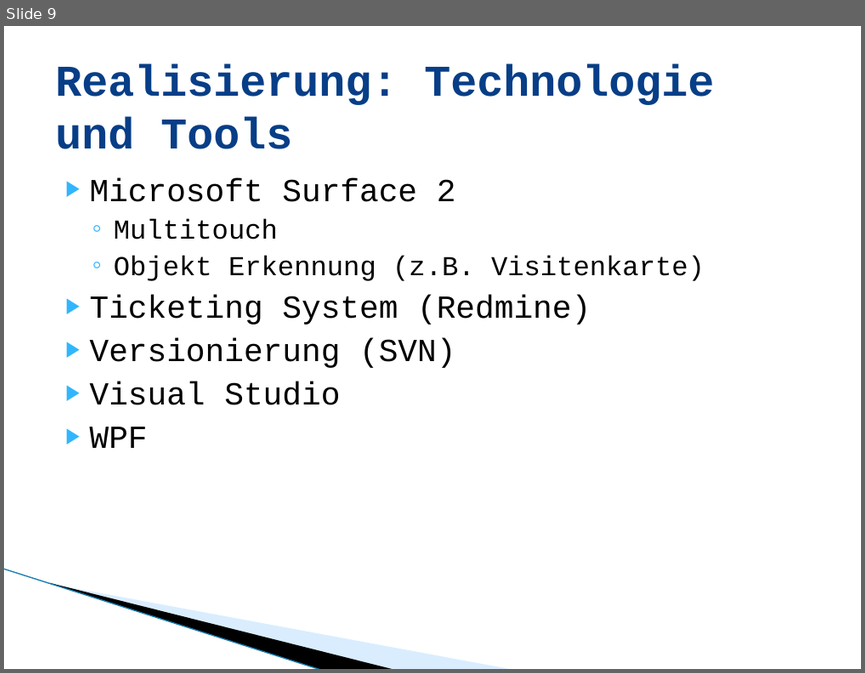
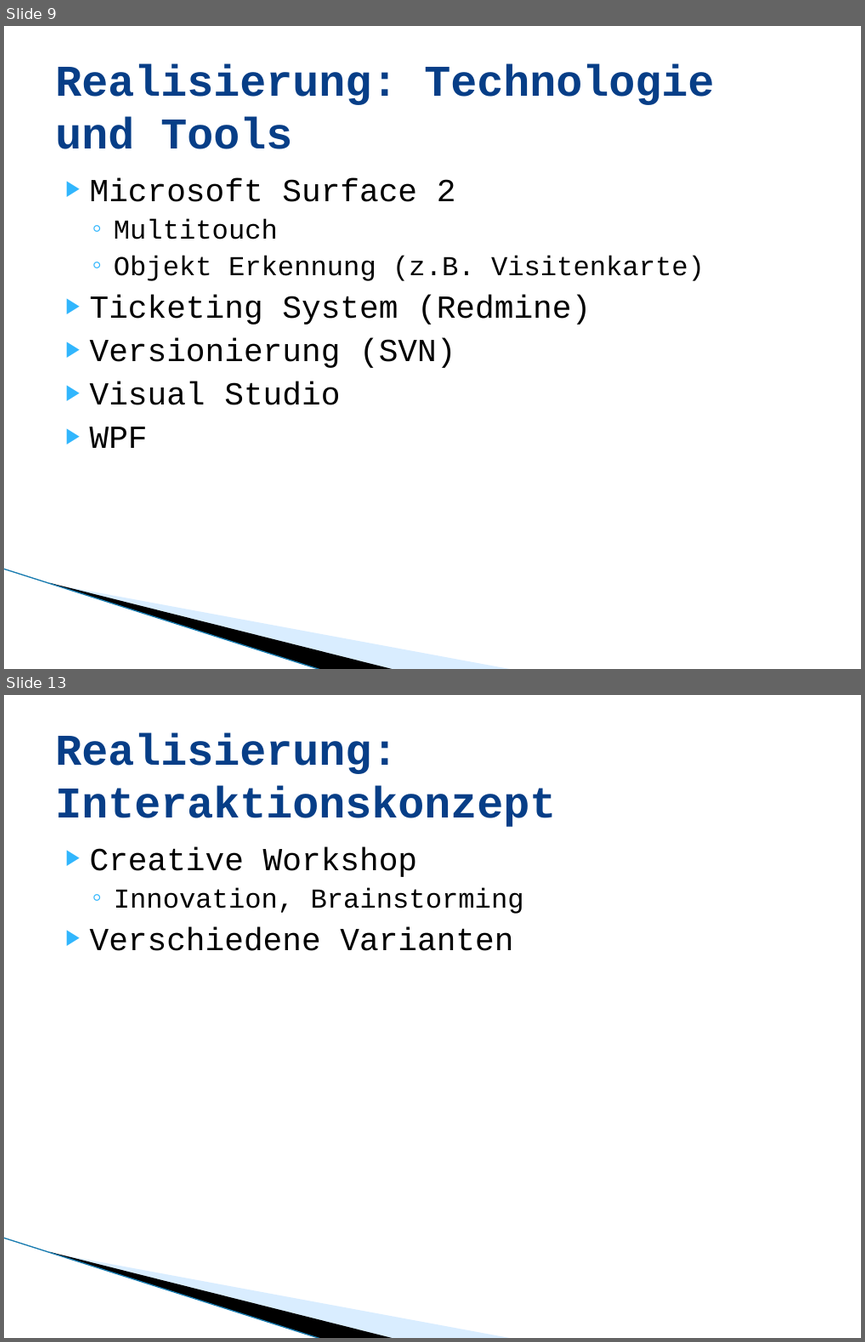
Before and after one commit to lukaselmer/student-thesis-flip, a slide deck: doc/media/flip_zuehlke_praesentation.pptx. Shown one above the other, each under a label of ours: slide 9 before the commit, slides 9 and 13 after it; the slides between them are not shown. The pictures are 865x673 and 865x1342 pixels, drawn with LibreOffice and Linux fonts; fonts in the diff are those of the drawing; background and template pictures are left out. Boxes give left, top, right and bottom in pixels: in the first picture for what was removed or moved away, otherwise in the second. Text is boxed around its words. In the diff, an @@ line names an element or a change of style, - is before the commit and + after.

```diff
--- a/doc/media/flip_zuehlke_praesentation.pptx
+++ b/doc/media/flip_zuehlke_praesentation.pptx
@@ slide 13 added at bbox=[4, 695, 861, 1338], background #FFFFFF; not listed: 3 template elements that a slide beside it also shows @@
@@ title added at bbox=[55, 733, 556, 827], 36.9 pt, text #073E87, bold @@
+Realisierung: Interaktionskonzept
@@ text added at bbox=[90, 847, 524, 951], 27 pt, text #000000 @@
+▶ Creative Workshop
+  ◦ Innovation, Brainstorming
+▶ Verschiedene Varianten
```
Also in this commit, not shown: 5 slides changed, 10 other slides added, 2 slides removed.
